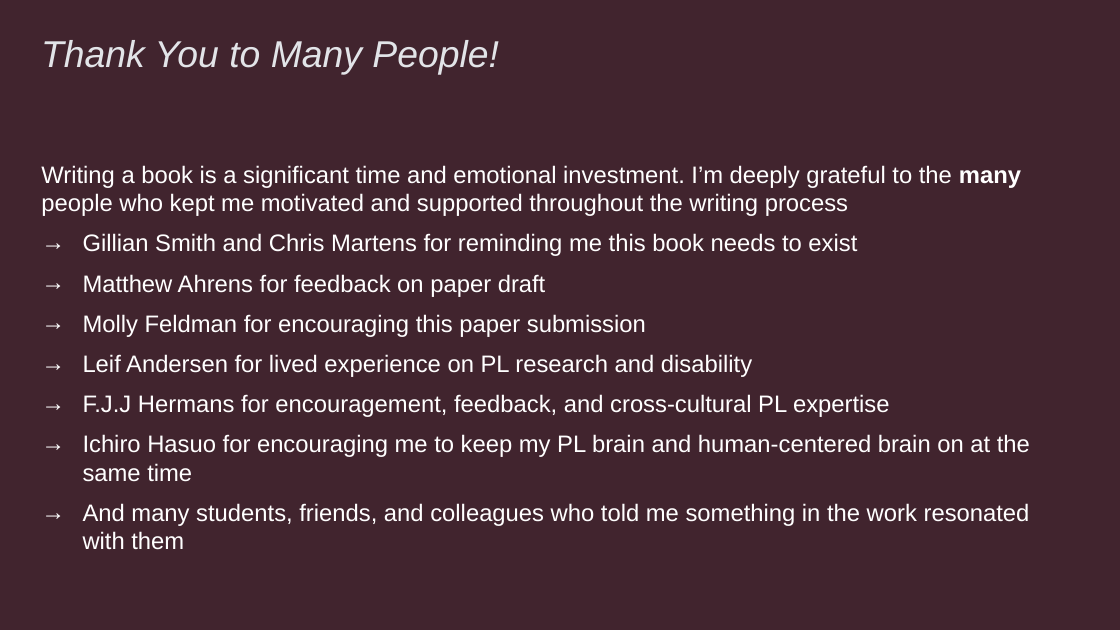
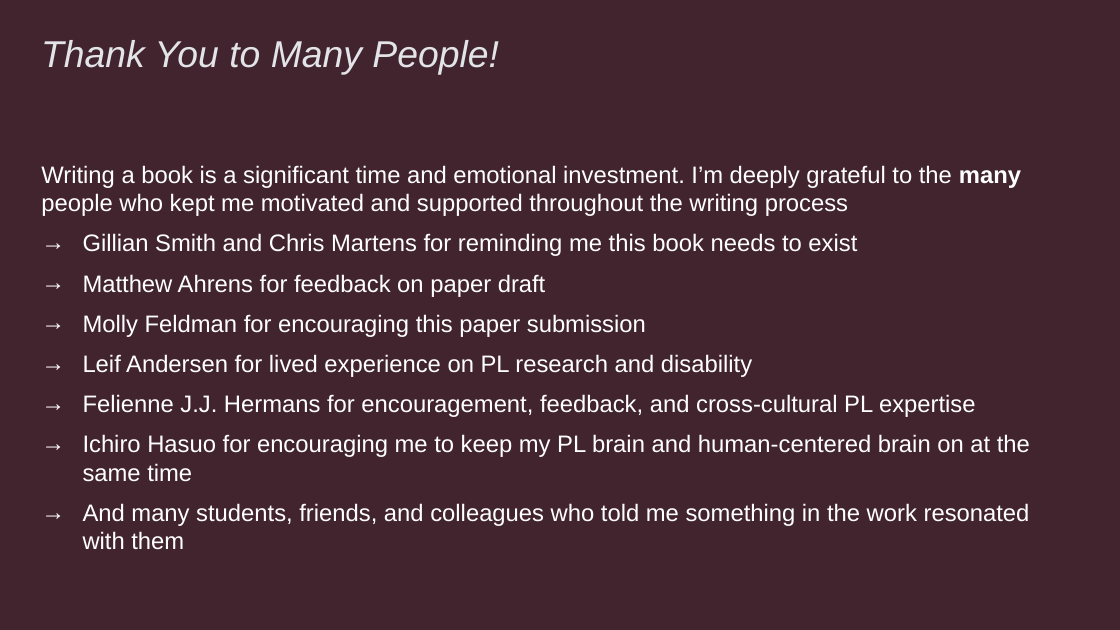
Before and after one commit to rbohrer/pl-course, a slide deck: slide 21 of LectureSlides/SPLASHE23.pptx. Drawn at 1120x630 pixels with LibreOffice and Linux fonts; fonts in the diff are those of the drawing. Boxes give left, top, right and bottom in pixels: in the first picture for what was removed or moved away, otherwise in the second. Text is boxed around its words. In the diff, an @@ line names an element or a change of style, - is before the commit and + after.

```diff
--- a/LectureSlides/SPLASHE23.pptx
+++ b/LectureSlides/SPLASHE23.pptx
@@ text at box(83, 394, 976, 417): text changed @@
-→ F.J.J Hermans for encouragement, feedback, and cross-cultural PL expertise
+→ Felienne J.J. Hermans for encouragement, feedback, and cross-cultural PL expertise
```
Also in this commit, not shown: 2 other slides changed.
